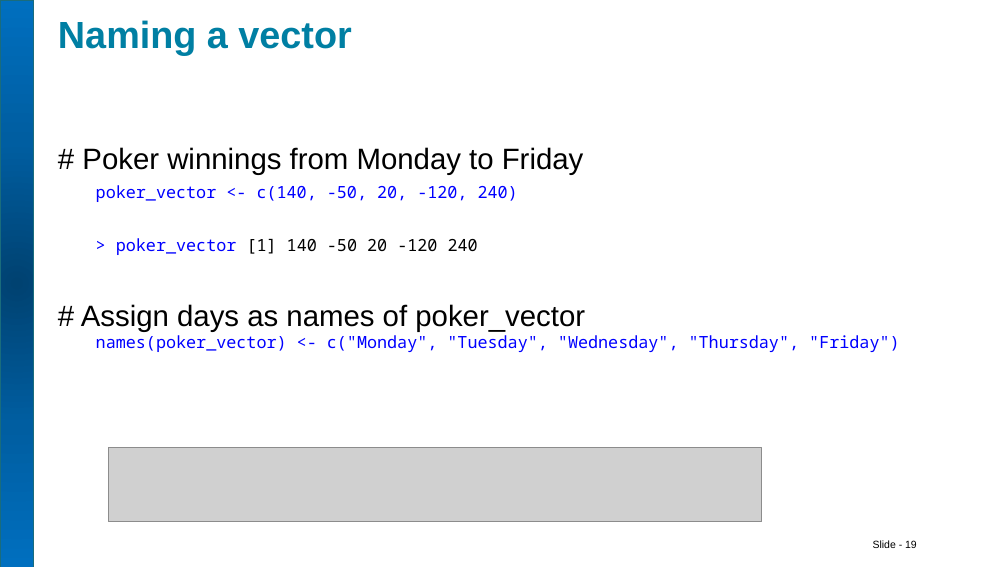
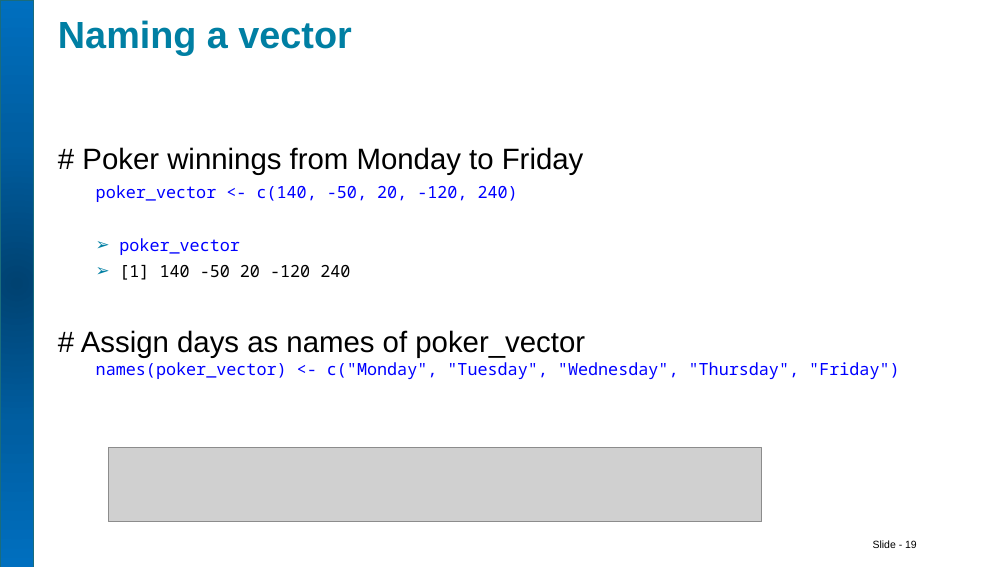
Before and after one commit to HermineGrigoryan/DS-Summer-School, a slide deck: slide 19 of R for Data Science/R for DS AUA.pptx. Drawn at 1008x567 pixels with LibreOffice and Linux fonts; fonts in the diff are those of the drawing; grey boxes stand for pictures. Boxes give left, top, right and bottom in pixels: in the first picture for what was removed or moved away, otherwise in the second. Text is boxed around its words. In the diff, an @@ line names an element or a change of style, - is before the commit and + after.

```diff
--- a/R for Data Science/R for DS AUA.pptx
+++ b/R for Data Science/R for DS AUA.pptx
@@ text at (119,238,350,280): text changed @@
-  > poker_vector [1] 140 -50 20 -120 240
+  ➢ poker_vector
+  ➢ [1] 140 -50 20 -120 240
```
Also in this commit, not shown: 20 other slides changed, 36 slides added, 1 other file.
